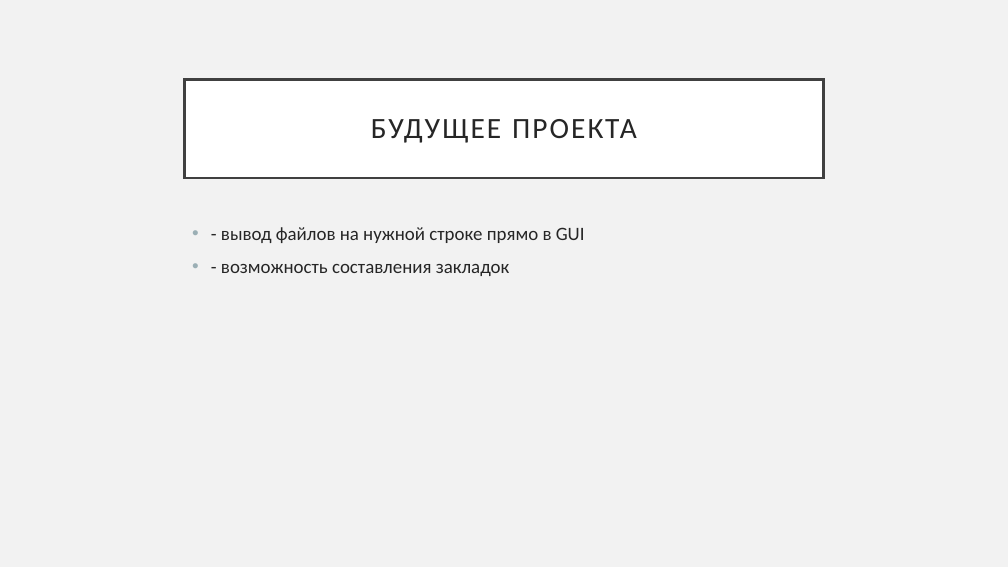
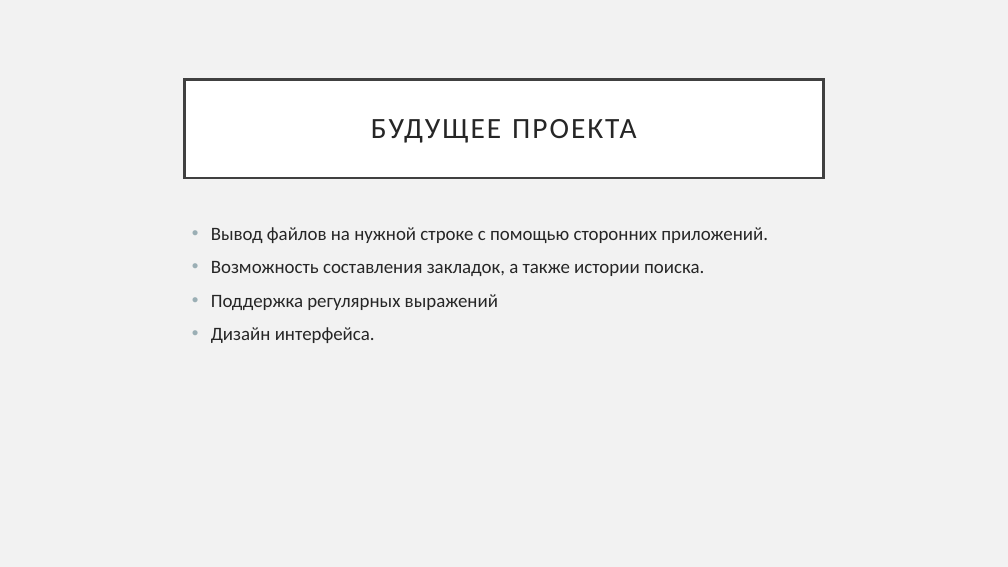
Before and after one commit to VIPigeon/SearchProject, a slide deck: slide 9 of Презентация.pptx (slide 7 before the commit). Drawn at 1008x567 pixels with LibreOffice and Linux fonts; fonts in the diff are those of the drawing. Boxes give left, top, right and bottom in pixels: in the first picture for what was removed or moved away, otherwise in the second. Text is boxed around its words. In the diff, an @@ line names an element or a change of style, - is before the commit and + after.

```diff
--- a/Презентация.pptx
+++ b/Презентация.pptx
@@ text at box(211, 227, 768, 343): text changed @@
-• - вывод файлов на нужной строке прямо в GUI
-• - возможность составления закладок
+• Вывод файлов на нужной строке с помощью сторонних приложений.
+• Возможность составления закладок, а также истории поиска.
+• Поддержка регулярных выражений
+• Дизайн интерфейса.
```
Also in this commit, not shown: 5 other slides changed, 3 slides added, 1 slide removed, 1 other file.
